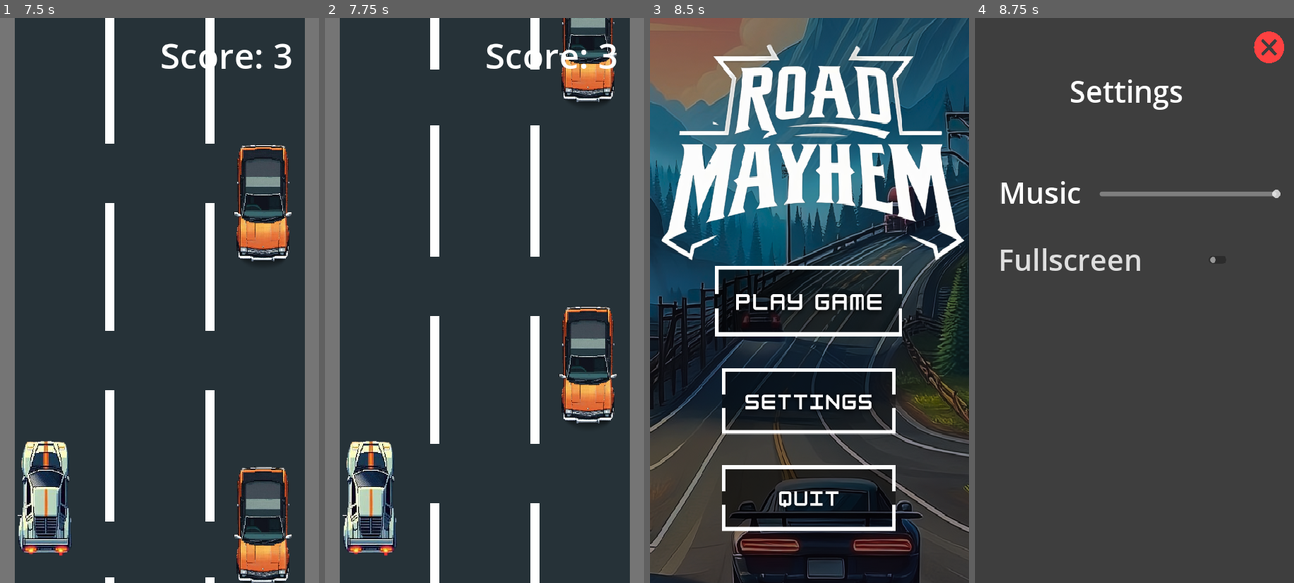
Above: before the commit, frames 1-4 (left to right).
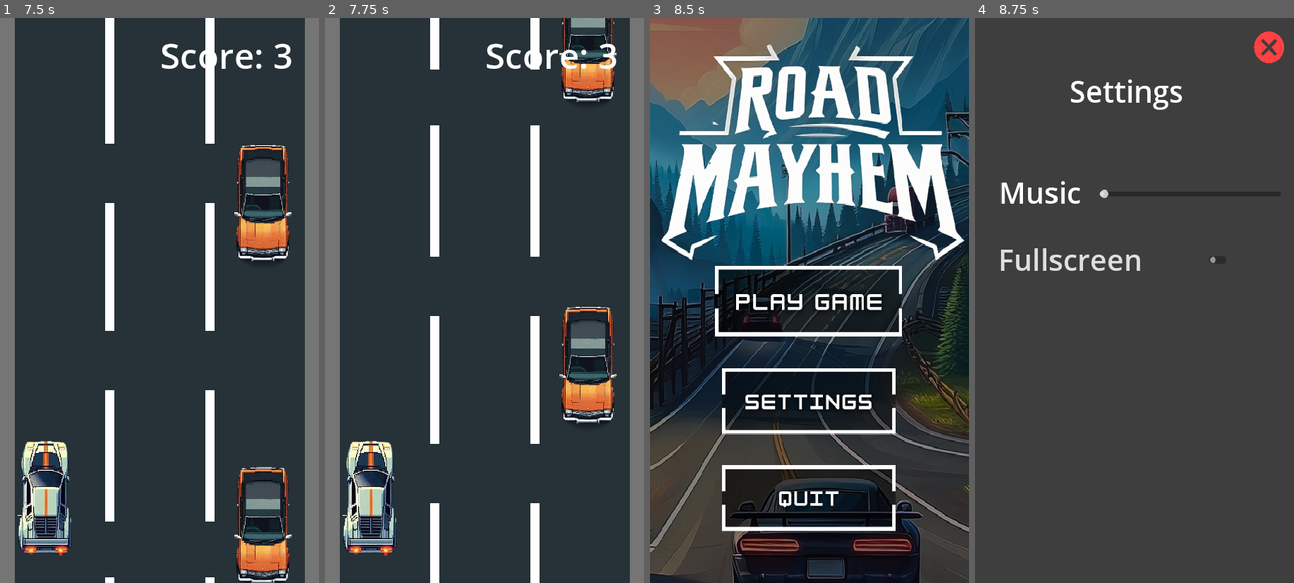
Above: after the commit, the same moments.

Repository: schadha2w/RoadMayhem
Game: Godot game, scene res://Scene/menu.tscn
The game is run twice, just before and just after one commit, with the same random seed, the same clock (stepped at 60 frames per second) and the same inputs. Sound files missing from this copy of the repository are replaced by a short silence.
Inputs (mouse positions are in pixels of both pictures, inside the frame that each line leads up to):
- Up to frame 1 (7.5 s): click (159, 300) at 0.5 s; hold Right (ui_right) 1.28-2 s; hold C (close) 1.28-2 s; click (159, 470) at 2 s; click (159, 300) at 2.75 s; hold Left (ui_left) 3.53-4.25 s; tap C (close) at 3.6, 5.3, 6.6 s; click (162, 357) at 4.25 s; hold Right (ui_right) 5.03-5.75 s; hold P (play) 5.03-5.75 s; click (162, 357) at 5.75 s; hold Up (ui_up) 6.53-7.28 s; hold Left (ui_left) from 7.28 s (still down); hold C (close) from 7.28 s (still down)
- Up to frame 2 (7.75 s): keep holding Left (ui_left); keep holding C (close)
- Up to frame 3 (8.5 s): keep holding Left (ui_left); tap M (menu) at 7.9 s; release C (close) at 8.03 s; tap P (play) at 8.1 s; tap C (close) at 8.3 s
- Up to frame 4 (8.75 s): keep holding Left (ui_left); tap S (settings) at 8.65 s

Frames 1-3 are identical in both runs. In frame 4, 0.5% of the frame differs, in the area x 39-96%, y 30-32%.

Commit message:
saves settings

Diff:
--- a/Scripts/main.gd
+++ b/Scripts/main.gd
@@ -19,6 +19,7 @@
 	mainmenu_button.connect("pressed", Callable(self, "_on_main_menu_button_pressed"))
 	button_sound_player.connect("finished", Callable(self, "_on_sound_finished"))
 	_load_high_score()
+	_load_settings()
 
 func _physics_process(delta: float) -> void:
 
@@ -79,3 +80,13 @@
 		file.close()
 
 		global.high_score = highscore
+
+func _load_settings():
+	var file = FileAccess.open("user://settings.save", FileAccess.READ)
+	if file:
+		var volume = file.get_var()
+		print("volume" + str(volume))
+		file.close()
+
+		global.volume_setting = volume
+		print("var " + str(global.volume_setting))
--- a/Scripts/menu.gd
+++ b/Scripts/menu.gd
@@ -14,11 +14,14 @@
 
 @onready var button_sound_player: AudioStreamPlayer2D = $MainMenu1/AudioStreamPlayer2D
 
+var first_load = true
+
 
 var next_action: Callable = Callable()
 
 func _ready() -> void:
-
+	_load_settings()
+	print(global.volume_setting)
 	play_button.connect("pressed", Callable(self, "_on_play_button_pressed"))
 	exit_button.connect("pressed", Callable(self, "_on_exit_button_pressed"))
 	settings_button.connect("pressed", Callable(self, "_on_settings_button_pressed"))
@@ -32,10 +35,13 @@
 	volume_slider.max_value = 1
 	volume_slider.step = 0.01
 	volume_slider.value = music_player.volume_db
-	global.volume_setting = volume_slider.value
+	volume_slider.value = global.volume_setting
 
 	fullscreen_check.connect("toggled", Callable(self, "_on_fullscreen_toggled"))
 	fullscreen_check.button_pressed = DisplayServer.window_get_mode() == DisplayServer.WINDOW_MODE_FULLSCREEN
+
+
+
 
 func _physics_process(delta: float) -> void:
 
@@ -91,8 +97,13 @@
 	get_tree().quit()
 
 func _on_volume_slider_changed(value: float) -> void:
+	if first_load:
+		volume_slider.value = global.volume_setting
+		first_load = false
 	var volume_db = linear_to_db(value)
 	music_player.volume_db = volume_db
+	global.volume_setting = volume_slider.value
+	_save_settings(global.volume_setting)
 
 func _on_fullscreen_toggled(is_fullscreen: bool) -> void:
 	if is_fullscreen:
@@ -107,3 +118,21 @@
 
 func _close_settings() -> void:
 	settings_ui.visible = false
+
+func _save_settings(settings):
+	var file = FileAccess.open("user://settings.save", FileAccess.WRITE)
+	if file:
+		print("Saving settings", global.volume_setting)
+		file.store_var(global.volume_setting)
+		file.close()
+
+
+func _load_settings():
+	var file = FileAccess.open("user://settings.save", FileAccess.READ)
+	if file:
+		var volume = file.get_var()
+		print("volume" + str(volume))
+		file.close()
+
+		global.volume_setting = volume
+		print("var " + str(global.volume_setting))
--- a/Scripts/player.gd
+++ b/Scripts/player.gd
@@ -60,7 +60,7 @@
 
 	high_score_label.text = "High Score: " + str(global.high_score)
 
-	_save_settings(global.high_score)
+	_save_high_score(global.high_score)
 
 func Score(body: Node2D) -> void:
 	if body.has_meta("car"):
@@ -69,7 +69,7 @@
 		score_ui.text = "Score: " + str(current_score)
 
 
-func _save_settings(highScore):
+func _save_high_score(highScore):
 	var file = FileAccess.open("user://high_score.save", FileAccess.WRITE)
 	if file:
 		print("Saving high score", global.high_score)
Not shown, changed: .DS_Store
